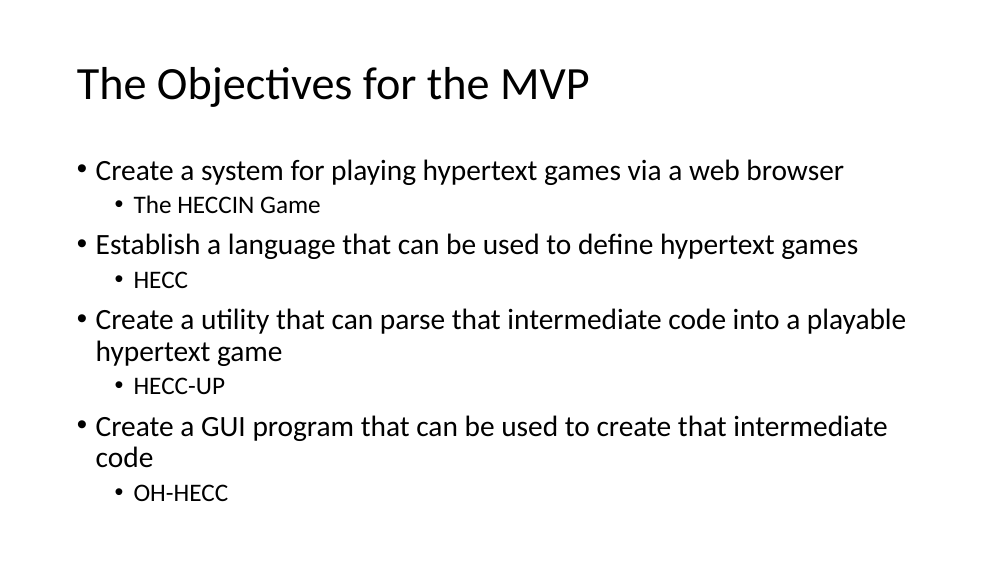
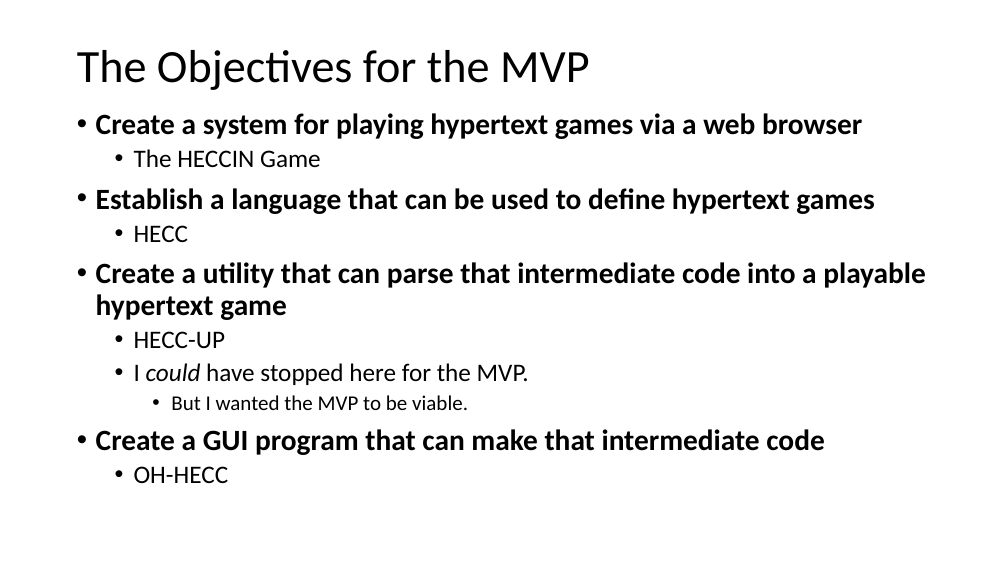
Before and after one commit to 11BelowStudio/HECC-IT, a slide deck: slide 6 of Reports n such/Week 11 Presentation.pptx (slide 4 before the commit). Drawn at 1008x567 pixels with LibreOffice and Linux fonts; fonts in the diff are those of the drawing. Boxes give left, top, right and bottom in pixels: in the first picture for what was removed or moved away, otherwise in the second. Text is boxed around its words. In the diff, an @@ line names an element or a change of style, - is before the commit and + after.

Commit message:
welp, presentation is pretty much ready now. here goes.

```diff
--- a/Reports n such/Week 11 Presentation.pptx
+++ b/Reports n such/Week 11 Presentation.pptx
@@ title "The Objectives for the MVP": place and size @@
-title "The Objectives for the MVP" at bbox=[77, 67, 590, 107]
+title "The Objectives for the MVP" at bbox=[77, 50, 590, 90]
@@ text "Create a system for playing ...": place and size @@
-text "Create a system for playing ..." at bbox=[96, 159, 906, 501]
+text "Create a system for playing ..." at bbox=[96, 113, 926, 483]
@@ text at bbox=[96, 113, 926, 320]: bold on in "Create a system for playing hypertext games ...", "Establish a language that can be used ...", "Create a utility that can parse that ..." @@
@@ text at bbox=[96, 363, 824, 455]: text changed @@
-• Create a GUI program that can be used to create that intermediate code
+  • I could have stopped here for the MVP.
+    • But I wanted the MVP to be viable.
+• Create a GUI program that can make that intermediate code
```
Also in this commit, not shown: 9 other slides changed, 8 slides added, 1 slide removed, 2 other files.
